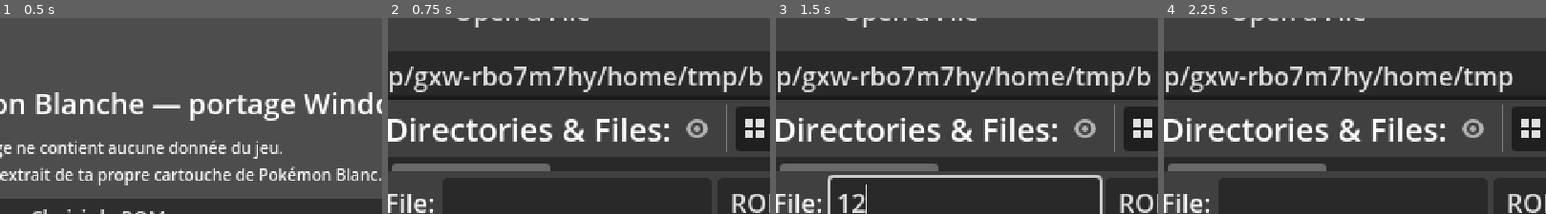
Above: before the commit, frames 1-4 (left to right).
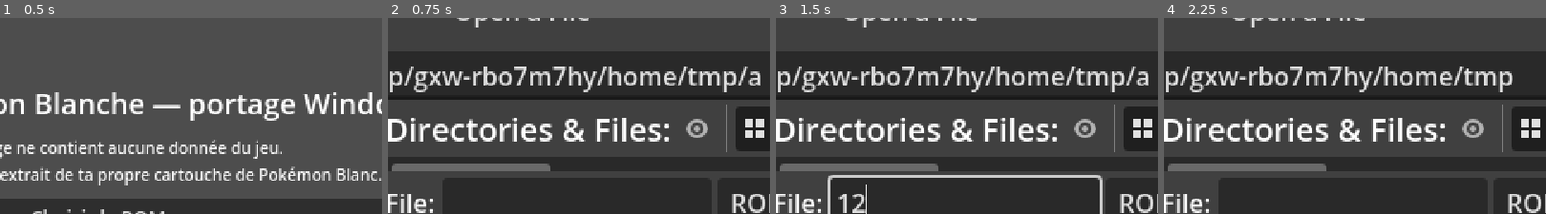
Above: after the commit, the same moments.

Repository: Brasegon/Pokemon-NB-x86
Game: Godot game, scene res://scenes/boot/boot.tscn
Two runs of this game, one before a commit and one after it. Both use one fixed random seed, a clock stepped at 60 frames per second and the inputs below.
Inputs (mouse positions are % of the whole screen's width and height, from its top left):
- Up to frame 1 (0.5 s): no input
- Up to frame 2 (0.75 s): click "Choisir la ROM…" at 0.5 s
- Up to frame 3 (1.5 s): click (61, 56) at 1.27 s; type "12" at 1.35 s
- Up to frame 4 (2.25 s): click (16, 24) at 2 s
The pictures show only the part of the screen within x 36-86%, y 9-59%; the shares and areas given below are measured in that part.

Frame 1 is identical in both runs. In frame 2, 0.2% of the frame differs, in the area x 94-98%, y 24-35%; in frame 3, 0.2%; in frame 4, nothing differs.

Commit message:
Scripts : Tcheren et Bianca suivent le héros sur la Route 1 (commande 0x241)
Les scripts 12 et 13 de Renouet créent Tcheren (250) et Bianca (240) ; à
la sortie nord, la commande 0x241 les marque (0x0216DB10 : bit 0x20 de leur
état). En passant d'une zone à l'autre, le jeu retire tous les personnages
sauf ceux qui portent ce bit (0x0216DEAC, appelée par 0x02189360). Le moteur
sautait 0x241 et retirait tout : la démonstration de la professeure se
jouait sans eux. Une autre carte (load_zone) retire tous les personnages.

Co-Authored-By: Claude Opus 5.5 <noreply@anthropic.com>

Diff:
--- a/engine/field/field_map.gd
+++ b/engine/field/field_map.gd
@@ -86,6 +86,10 @@
 	if parsed == null:
 		return false
 	clear()
+	# Une autre carte : tous ses personnages viendront de ses événements (set_events_zone).
+	_remove_npcs(false)
+	events_zone = -1
+	events = null
 	matrix = parsed
 	matrix_index = header.matrix
 	default_zone = zone
@@ -295,9 +299,7 @@
 ## PNJ de la zone, comme 0x0216CE3C au chargement (0x021894B0) : chacun est créé, sauf si son
 ## drapeau est mis et que son script n'est pas 0xFFFF (0x0216E3A8, 0x0216E3BC).
 func _spawn_npcs() -> void:
-	for npc in npcs:
-		npc.queue_free()
-	npcs.clear()
+	_remove_npcs(true)
 	if events == null:
 		return
 	for entry: Dictionary in events.npcs:
@@ -345,6 +347,15 @@
 		if npc.data.id == id:
 			return npc
 	return null
+
+
+## Retire les PNJ. Au changement de zone, le jeu garde ceux qui portent le bit 0x20 de leur état
+## (0x0216DEAC, appelée par 0x02189360), que met la commande 0x241.
+func _remove_npcs(keep_marked: bool) -> void:
+	for npc in npcs.duplicate():
+		if not (keep_marked and npc.kept_on_zone_change):
+			npcs.erase(npc)
+			npc.queue_free()
 
 
 ## Retire un PNJ (commande de script 0x6C).
--- a/engine/field/field_npc.gd
+++ b/engine/field/field_npc.gd
@@ -10,6 +10,8 @@
 var sprite: CharacterSprite
 ## Ses déplacements autonomes (code de mouvement des événements).
 var movement: NpcMovement
+## Reste au changement de zone (commande 0x241) : voir FieldMap._spawn_npcs().
+var kept_on_zone_change := false
 
 
 ## PNJ d'après son entrée des événements ; textures = null le laisse sans sprite (objet 3D ou
--- a/engine/field/field_scripts.gd
+++ b/engine/field/field_scripts.gd
@@ -462,6 +462,14 @@
 	field.remove_npc(id)
 
 
+## Commande 0x241 : le personnage restera au changement de zone (bit 0x20 de son état, mis par
+## 0x0216DB10). Tcheren et Bianca suivent ainsi le héros de Renouet à la Route 1.
+func keep_on_zone_change(id: int) -> void:
+	var npc := _character(id) as FieldNpc
+	if npc:
+		npc.kept_on_zone_change = true
+
+
 ## Commande 0x6D : pose un personnage au centre d'une case, tourné dans une direction. Le jeu le
 ## cherche avec 0x0216DE24, comme le héros (numéro 0xFF), puis le pose avec 0x0216E014 ; le moteur
 ## le met sur le sol de la case (le jeu prend la hauteur y, en cases). Les entrées des événements
--- a/engine/script/script_vm.gd
+++ b/engine/script/script_vm.gd
@@ -508,6 +508,9 @@
 			return false
 		0x1D0:
 			host.receive_pokedex()
+		0x241:
+			# Le personnage restera au changement de zone (0x0216DB10 : bit 0x20 de son état).
+			host.keep_on_zone_change(_value())
 		_:
 			return _skip(op)
 	return true
--- a/tests/test_world.gd
+++ b/tests/test_world.gd
@@ -367,7 +367,17 @@
 	map.update_around(Vector2i(788, 739))
 	hero.place(Vector2i(788, 739), CharacterSprite.Direction.UP)
 	_check(scripts.check_triggers(Vector2i(788, 739)), "déclencheur de la sortie nord de Renouet")
+	# 0x241 garde Tcheren (250) et Bianca (240) au passage sur la Route 1 : ils sont là quand la
+	# démonstration de la professeure commence, et elle les retire à la fin (0x6C).
+	var on_route := {}
+	var watch := func(id: int) -> void:
+		if id == 1 and map.events_zone == 317 and on_route.is_empty():
+			on_route.merge({"cheren": map.npc_by_id(250) != null, "bianca": map.npc_by_id(240) != null})
+	scripts.script_started.connect(watch)
 	_story_step(scripts, box, "Sortie de Renouet")
+	scripts.script_started.disconnect(watch)
+	_check(on_route.get("cheren", false) and on_route.get("bianca", false) and map.npc_by_id(250) == null and map.npc_by_id(240) == null,
+		"Tcheren et Bianca suivent le héros sur la Route 1 (commande 0x241), puis s'en vont (0x6C)")
 	# La scène mène le héros sur la Route 1, où le script mis en attente (0x21) démarre : la
 	# démonstration de capture de la professeure.
 	_check(map.events_zone == 317 and scripts.work.get_var(0x4080) == 3, "le héros est sur la Route 1, 0x4080 = 3")
Not shown, changed: docs/FORMATS.md
